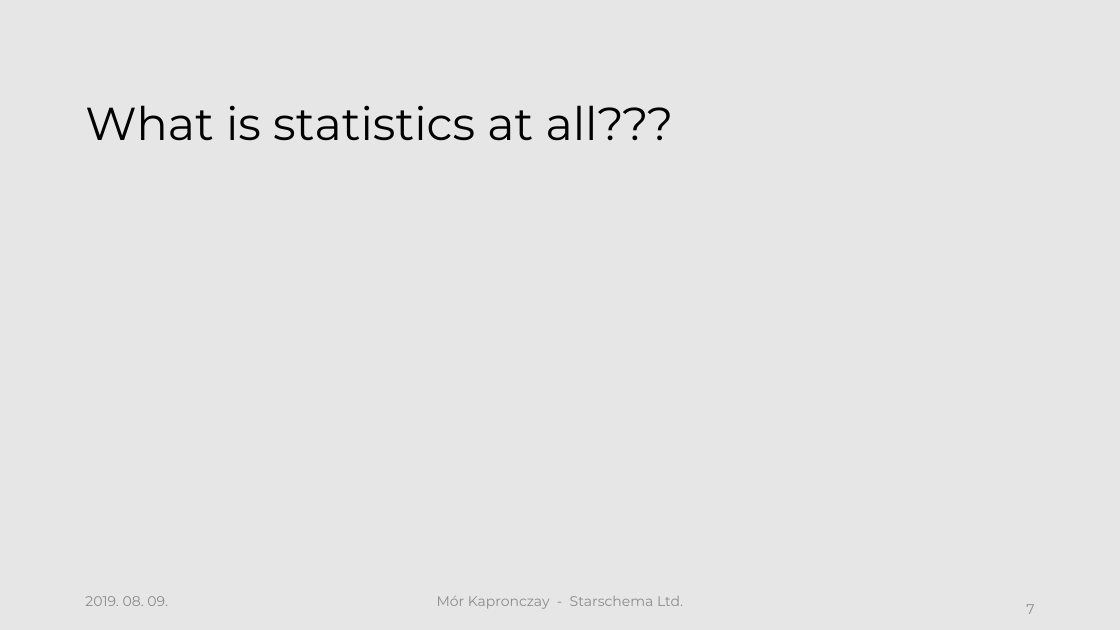
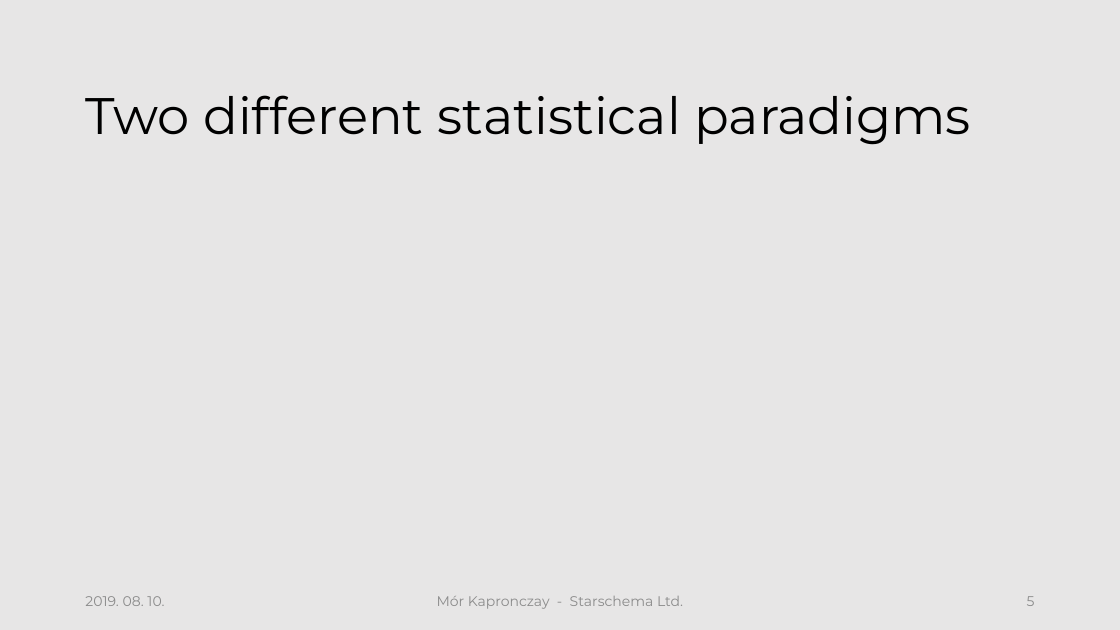
Before and after one commit to morkapronczay/cec2019, a slide deck: slide 5 of presentations/CEC2019-KM-Sess1.pptx (slide 7 before the commit). Drawn at 1120x630 pixels with LibreOffice and Linux fonts; fonts in the diff are those of the drawing; background and template pictures are left out. Boxes give left, top, right and bottom in pixels: in the first picture for what was removed or moved away, otherwise in the second. Text is boxed around its words. In the diff, an @@ line names an element or a change of style, - is before the commit and + after.

```diff
--- a/presentations/CEC2019-KM-Sess1.pptx
+++ b/presentations/CEC2019-KM-Sess1.pptx
@@ title removed at (85, 105, 674, 141) @@
-What is statistics at all???
@@ title added at (86, 95, 971, 145), 44 pt, text #000000 @@
+Two different statistical paradigms
@@ text at (85, 596, 164, 606): text changed @@
-2019. 08. 09.
+2019. 08. 10.
@@ page number at (1027, 596, 1035, 606): text changed @@
-7
+1. 5
```
Also in this commit, not shown: 6 other slides changed, 10 slides added, 6 other files.
